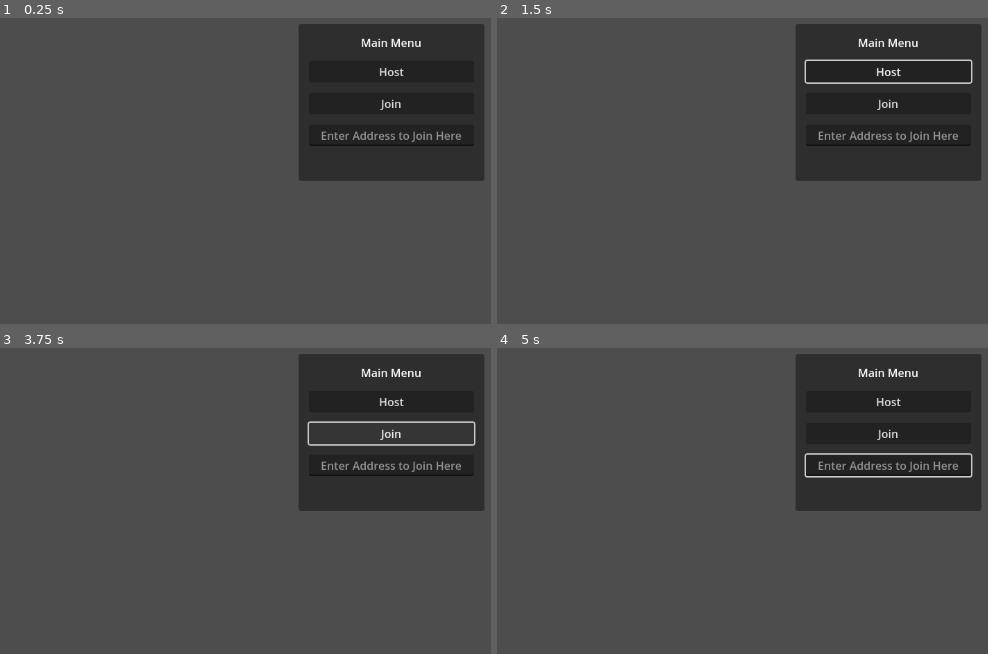
Above: before the commit, frames 1-4 (two rows, left to right).
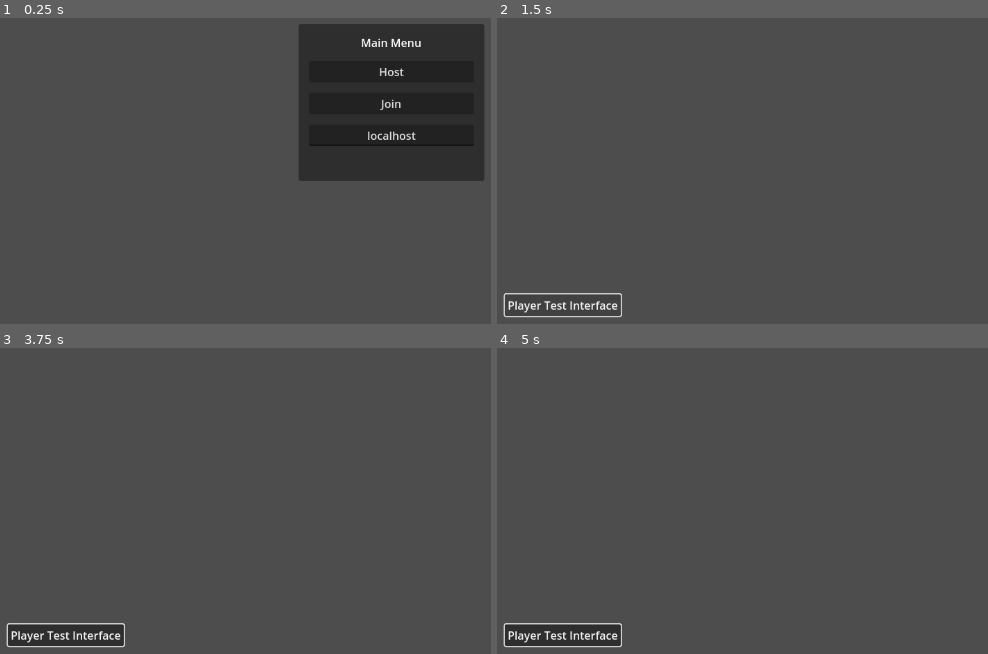
Above: after the commit, the same moments.

Repository: Tanner-Perham/ProjectRTS_v2
Game: Godot game, scene res://scenes/world.tscn
Two runs of this game, one before a commit and one after it. Both use one fixed random seed, a clock stepped at 60 frames per second and the inputs below. This scene is started directly instead of the project's main scene.
Inputs (mouse positions are in pixels of both pictures, inside the frame that each line leads up to):
- Up to frame 1 (0.25 s): no input
- Up to frame 2 (1.5 s): click "Host" at 0.5 s; click (560, 305) at 1.25 s, where only the run after the commit has a clickable "Player Test Interface"
- Up to frame 3 (3.75 s): click (63, 635) at 2 s, where only the run after the commit has a clickable "Player Test Interface"; click (63, 635) at 2.75 s, where only the run after the commit has a clickable "Player Test Interface"; click (392, 433) at 3.5 s, where only the run before the commit has a clickable "Join"
- Up to frame 4 (5 s): move the mouse to (outside the picture) at 4.27 s; hold Down (camera_backward) from 4.28 s (still down)

The runs differ from the first frame. In frame 1, 0.4% of the frame differs, in the area x 65-94%, y 36-41%; in frame 2, 20%; in frame 3, 19%; in frame 4, 21%, in the area x 1-99%, y 1-99%.

Commit message:
Basic connectivity for server and client

Diff:
--- /dev/null
+++ b/scenes/Player.tscn
@@ -0,0 +1,51 @@
+[gd_scene load_steps=5 format=3 uid="uid://cdykdax77yjlk"]
+
+[ext_resource type="Script" uid="uid://d1bursc6as6l1" path="res://scripts/Player_Interface.gd" id="1_3li8b"]
+[ext_resource type="Texture2D" uid="uid://o4e4wrbs2rrl" path="res://image/selectionbox.png" id="2_mdl7e"]
+[ext_resource type="Script" uid="uid://bug0to2bo4wi" path="res://scripts/RTS_Camera.gd" id="3_qu4a1"]
+
+[sub_resource type="BoxShape3D" id="BoxShape3D_fabqq"]
+size = Vector3(325, 1, 170.624)
+
+[node name="Player_Interface" type="Node2D"]
+script = ExtResource("1_3li8b")
+metadata/_edit_lock_ = true
+
+[node name="Button" type="Button" parent="."]
+offset_left = 23.0
+offset_top = 601.0
+offset_right = 190.0
+offset_bottom = 632.0
+text = "Player Test Interface"
+
+[node name="ui_dragbox" type="NinePatchRect" parent="."]
+offset_left = 143.0
+offset_top = 60.0
+offset_right = 586.0
+offset_bottom = 412.0
+texture = ExtResource("2_mdl7e")
+patch_margin_left = 4
+patch_margin_top = 4
+patch_margin_right = 4
+patch_margin_bottom = 4
+
+[node name="camera_base" type="Node3D" parent="."]
+script = ExtResource("3_qu4a1")
+camera_move_speed = 40.0
+
+[node name="camera_socket" type="Node3D" parent="camera_base"]
+transform = Transform3D(1, 0, 0, 0, 0.5, 0.866025, 0, -0.866025, 0.5, 0, 60, 0)
+
+[node name="Camera3D" type="Camera3D" parent="camera_base/camera_socket"]
+size = 50.753
+far = 8000.1
+
+[node name="visibleunits_area3D" type="Area3D" parent="camera_base"]
+transform = Transform3D(1, 0, 0, 0, 1, 0, 0, 0, 1, 0, 0.500004, 1.90735e-06)
+
+[node name="CollisionShape3D" type="CollisionShape3D" parent="camera_base/visibleunits_area3D"]
+transform = Transform3D(1, 0, 0, 0, 1, 0, 0, 0, 1, 0, 0.500004, -61.7828)
+top_level = true
+shape = SubResource("BoxShape3D_fabqq")
+
+[node name="ui_formation_nodes" type="Node3D" parent="."]
--- a/scenes/world.tscn
+++ b/scenes/world.tscn
@@ -1,6 +1,9 @@
-[gd_scene format=3 uid="uid://c6jvofp466ynk"]
+[gd_scene load_steps=2 format=3 uid="uid://c6jvofp466ynk"]
+
+[ext_resource type="Script" uid="uid://hq0vuwrwygpv" path="res://scripts/world.gd" id="1_nnsk1"]
 
 [node name="World" type="Node"]
+script = ExtResource("1_nnsk1")
 
 [node name="DirectionalLight3D" type="DirectionalLight3D" parent="."]
 
@@ -48,5 +51,13 @@
 
 [node name="Address Entry" type="LineEdit" parent="CanvasLayer/MainMenu/MarginContainer/VBoxContainer"]
 layout_mode = 2
+text = "localhost"
 placeholder_text = "Enter Address to Join Here"
 alignment = 1
+
+[node name="MultiplayerSpawner" type="MultiplayerSpawner" parent="."]
+_spawnable_scenes = PackedStringArray("uid://cdykdax77yjlk")
+spawn_path = NodePath("..")
+
+[connection signal="pressed" from="CanvasLayer/MainMenu/MarginContainer/VBoxContainer/HostButton" to="." method="_on_host_button_pressed"]
+[connection signal="pressed" from="CanvasLayer/MainMenu/MarginContainer/VBoxContainer/JoinButton" to="." method="_on_join_button_pressed"]
--- a/scenes/world_test_scene.tscn
+++ b/scenes/world_test_scene.tscn
@@ -1,13 +1,8 @@
-[gd_scene load_steps=14 format=3 uid="uid://cjqgbnv2uf5rv"]
-
-[ext_resource type="Script" uid="uid://bug0to2bo4wi" path="res://scripts/RTS_Camera.gd" id="1_fy7df"]
-[ext_resource type="Script" uid="uid://d1bursc6as6l1" path="res://scripts/Player_Interface.gd" id="1_pfsqw"]
+[gd_scene load_steps=11 format=3 uid="uid://cjqgbnv2uf5rv"]
+
+[ext_resource type="PackedScene" uid="uid://cdykdax77yjlk" path="res://scenes/Player.tscn" id="1_y8mov"]
 [ext_resource type="PackedScene" uid="uid://by83x3paktynw" path="res://gltf/building.dae" id="2_1lx0s"]
-[ext_resource type="Texture2D" uid="uid://o4e4wrbs2rrl" path="res://image/selectionbox.png" id="2_tsw7g"]
 [ext_resource type="PackedScene" uid="uid://cfad5wy2om38f" path="res://scenes/test_unit.tscn" id="4_k6mqi"]
-
-[sub_resource type="BoxShape3D" id="BoxShape3D_fabqq"]
-size = Vector3(325, 1, 170.624)
 
 [sub_resource type="ProceduralSkyMaterial" id="ProceduralSkyMaterial_1fvuv"]
 sky_horizon_color = Color(0.64625, 0.65575, 0.67075, 1)
@@ -35,48 +30,7 @@
 
 [node name="World" type="Node3D"]
 
-[node name="Player_Interface" type="Node2D" parent="."]
-script = ExtResource("1_pfsqw")
-metadata/_edit_lock_ = true
-
-[node name="Button" type="Button" parent="Player_Interface"]
-offset_left = 23.0
-offset_top = 601.0
-offset_right = 190.0
-offset_bottom = 632.0
-text = "Player Test Interface"
-
-[node name="ui_dragbox" type="NinePatchRect" parent="Player_Interface"]
-offset_left = 143.0
-offset_top = 60.0
-offset_right = 586.0
-offset_bottom = 412.0
-texture = ExtResource("2_tsw7g")
-patch_margin_left = 4
-patch_margin_top = 4
-patch_margin_right = 4
-patch_margin_bottom = 4
-
-[node name="camera_base" type="Node3D" parent="Player_Interface"]
-script = ExtResource("1_fy7df")
-camera_move_speed = 40.0
-
-[node name="camera_socket" type="Node3D" parent="Player_Interface/camera_base"]
-transform = Transform3D(1, 0, 0, 0, 0.5, 0.866025, 0, -0.866025, 0.5, 0, 60, 0)
-
-[node name="Camera3D" type="Camera3D" parent="Player_Interface/camera_base/camera_socket"]
-size = 50.753
-far = 8000.1
-
-[node name="visibleunits_area3D" type="Area3D" parent="Player_Interface/camera_base"]
-transform = Transform3D(1, 0, 0, 0, 1, 0, 0, 0, 1, 0, 0.500004, 1.90735e-06)
-
-[node name="CollisionShape3D" type="CollisionShape3D" parent="Player_Interface/camera_base/visibleunits_area3D"]
-transform = Transform3D(1, 0, 0, 0, 1, 0, 0, 0, 1, 0, 0.500004, -61.7828)
-top_level = true
-shape = SubResource("BoxShape3D_fabqq")
-
-[node name="ui_formation_nodes" type="Node3D" parent="Player_Interface"]
+[node name="Player_Interface" parent="." instance=ExtResource("1_y8mov")]
 
 [node name="WorldEnvironment" type="WorldEnvironment" parent="."]
 environment = SubResource("Environment_44kk3")
--- /dev/null
+++ b/scripts/world.gd
@@ -0,0 +1,30 @@
+extends Node
+
+@onready var main_menu = $CanvasLayer/MainMenu
+@onready var address_entry = $"CanvasLayer/MainMenu/MarginContainer/VBoxContainer/Address Entry"
+
+const Player = preload("res://scenes/Player.tscn")
+const PORT = 9999
+const MAX_CLIENTS = 4
+var enet_peer = ENetMultiplayerPeer.new()
+
+func _on_host_button_pressed() -> void:
+	main_menu.hide()
+
+	enet_peer.create_server(PORT, MAX_CLIENTS)
+	multiplayer.multiplayer_peer = enet_peer
+	multiplayer.peer_connected.connect(add_player)
+
+	add_player(multiplayer.get_unique_id())
+
+
+func _on_join_button_pressed() -> void:
+	main_menu.hide()
+
+	enet_peer.create_client(str(address_entry.text), PORT)
+	multiplayer.multiplayer_peer = enet_peer
+
+func add_player(peer_id):
+	var player = Player.instantiate()
+	player.name = str(peer_id)
+	add_child(player)
Not shown, added: scripts/world.gd.uid
